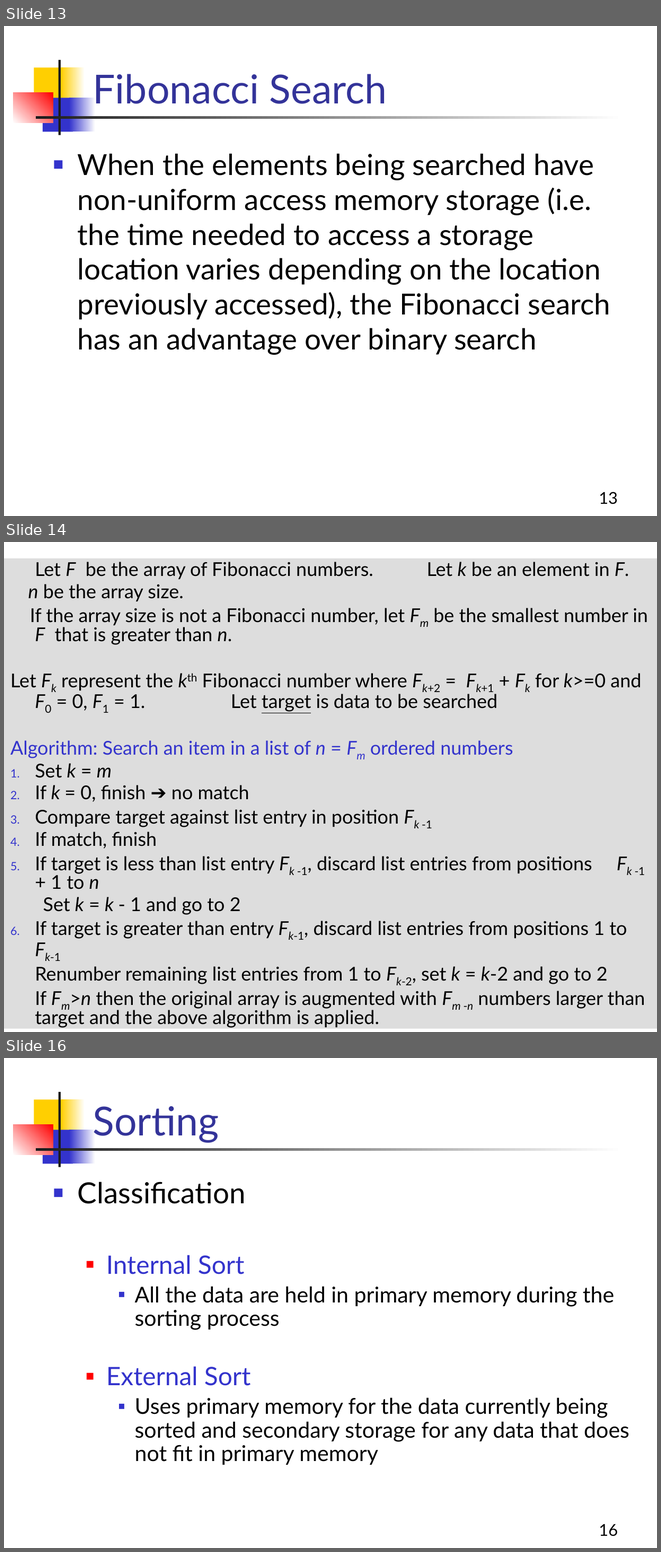
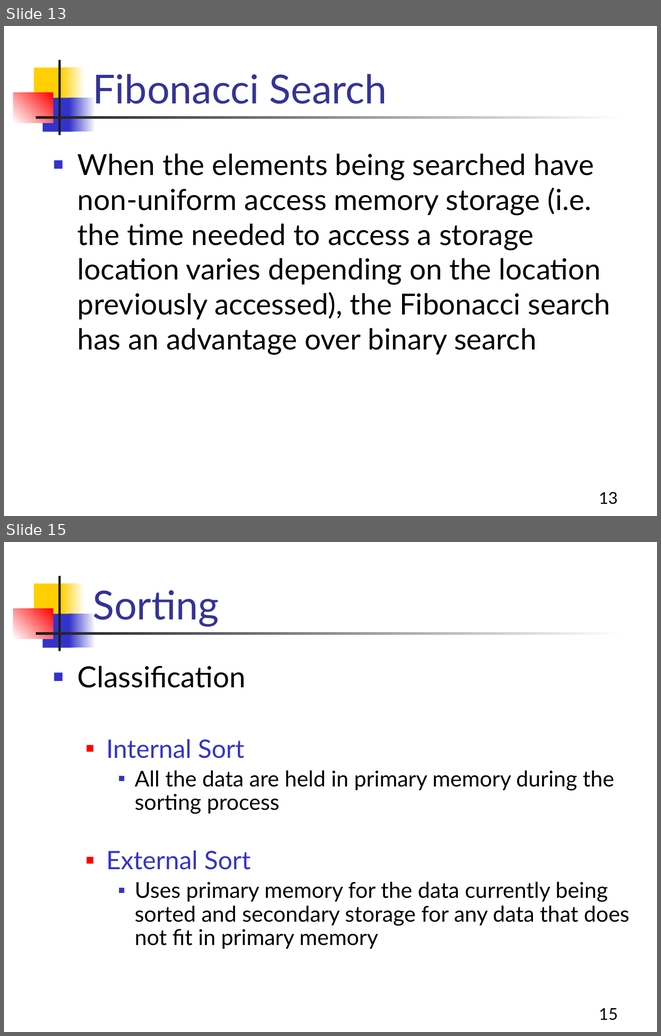
Before and after one commit to Aashishsharma/Learnings, a slide deck: DS and Algo/Searching and sorting.pptx. Shown one above the other, each under a label of ours: slides 13, 14 and 16 before the commit, slides 13 and 15 after it; the slides between them are not shown. The pictures are 661x1552 and 661x1036 pixels, drawn with LibreOffice and Linux fonts; fonts in the diff are those of the drawing. Boxes give left, top, right and bottom in pixels: in the first picture for what was removed or moved away, otherwise in the second. Text is boxed around its words. In the diff, an @@ line names an element or a change of style, - is before the commit and + after.

```diff
--- a/DS and Algo/Searching and sorting.pptx
+++ b/DS and Algo/Searching and sorting.pptx
@@ slide 14 removed at (4, 542, 657, 1032), background #FFFFFF @@
@@ rectangle removed at (4, 558, 657, 1029) @@
-Let F be the array of Fibonacci numbers. Let k be an element in F.
-n be the array size.
-If the array size is not a Fibonacci number, let Fm be the smallest number in F that is greater than n.
-Let Fk represent the kth Fibonacci number where Fk+2 = Fk+1 + Fk for k>=0 and F0 = 0, F1 = 1. Let target is data to be searched
-Algorithm: Search an item in a list of n = Fm ordered numbers
-1. Set k = m
-2. If k = 0, finish ➔ no match
-3. Compare target against list entry in position Fk -1
-4. If match, finish
-5. If target is less than list entry Fk -1, discard list entries from positions Fk -1 + 1 to n
-  Set k = k - 1 and go to 2
-6. If target is greater than entry Fk-1, discard list entries from positions 1 to Fk-1
-Renumber remaining list entries from 1 to Fk-2, set k = k-2 and go to 2
-If Fm>n then the original array is augmented with Fm -n numbers larger than target and the above algorithm is applied.
@@ what was slide 16 is now slide 15 @@
@@ page number at (599, 1008, 618, 1020): text changed @@
-16
+15
```
Also in this commit, not shown: 1 slide added, 3 other slides removed, 2 other files.
